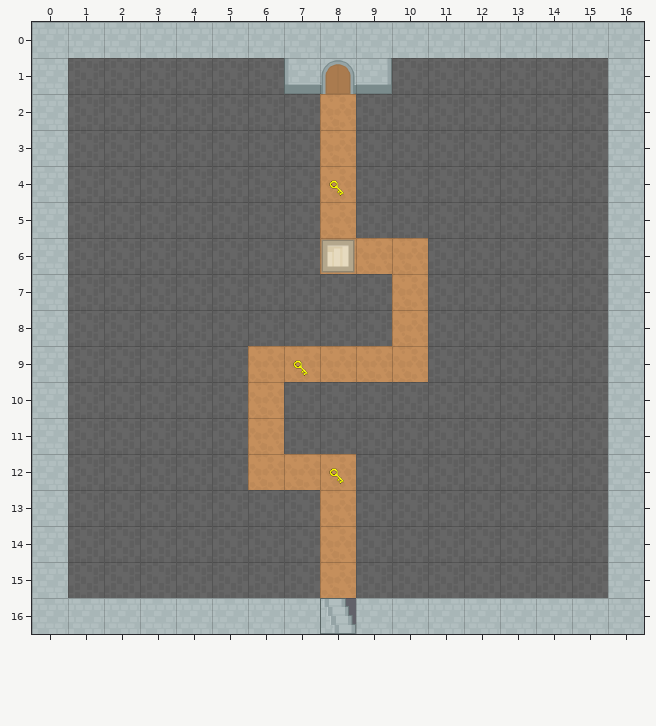
Tiled map -- android/assets/map2.tmx. Above, as it was before the edit.
Cells are 64x64 px. Shown: x 0..16, y 0..16.
The result:
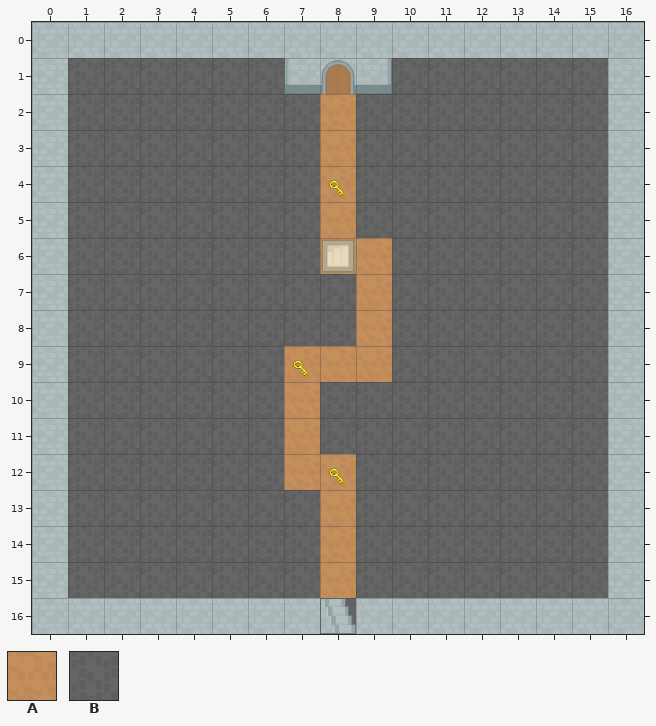
Key: from "RPGpack_sheet": A 26, B 154.
_ is an empty cell, . an unchanged one.
What changed:
--- layer "Walls"
@@ x 6..10 @@
- 6 ....A
- 7 ...BA
- 8 ...BA
- 9 _...A
-10 _B...
-11 _B...
-12 _....
+ 6 ....B
+ 7 ..._B
+ 8 ..._B
+ 9 B...B
+10 B_...
+11 B_...
+12 B....
--- layer "Road"
@@ x 6..9 @@
- 7 ..._
- 8 ..._
- 9 A...
-10 A_..
-11 A_..
-12 A...
+ 7 ...A
+ 8 ...A
+ 9 _...
+10 _A..
+11 _A..
+12 _...
